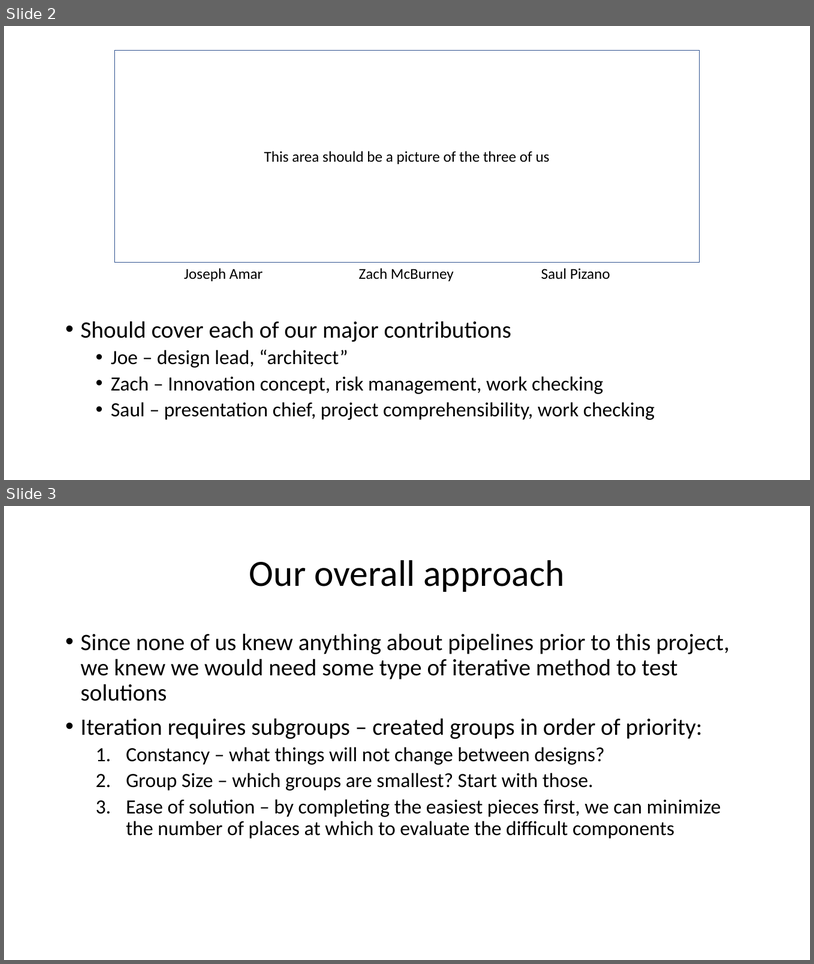
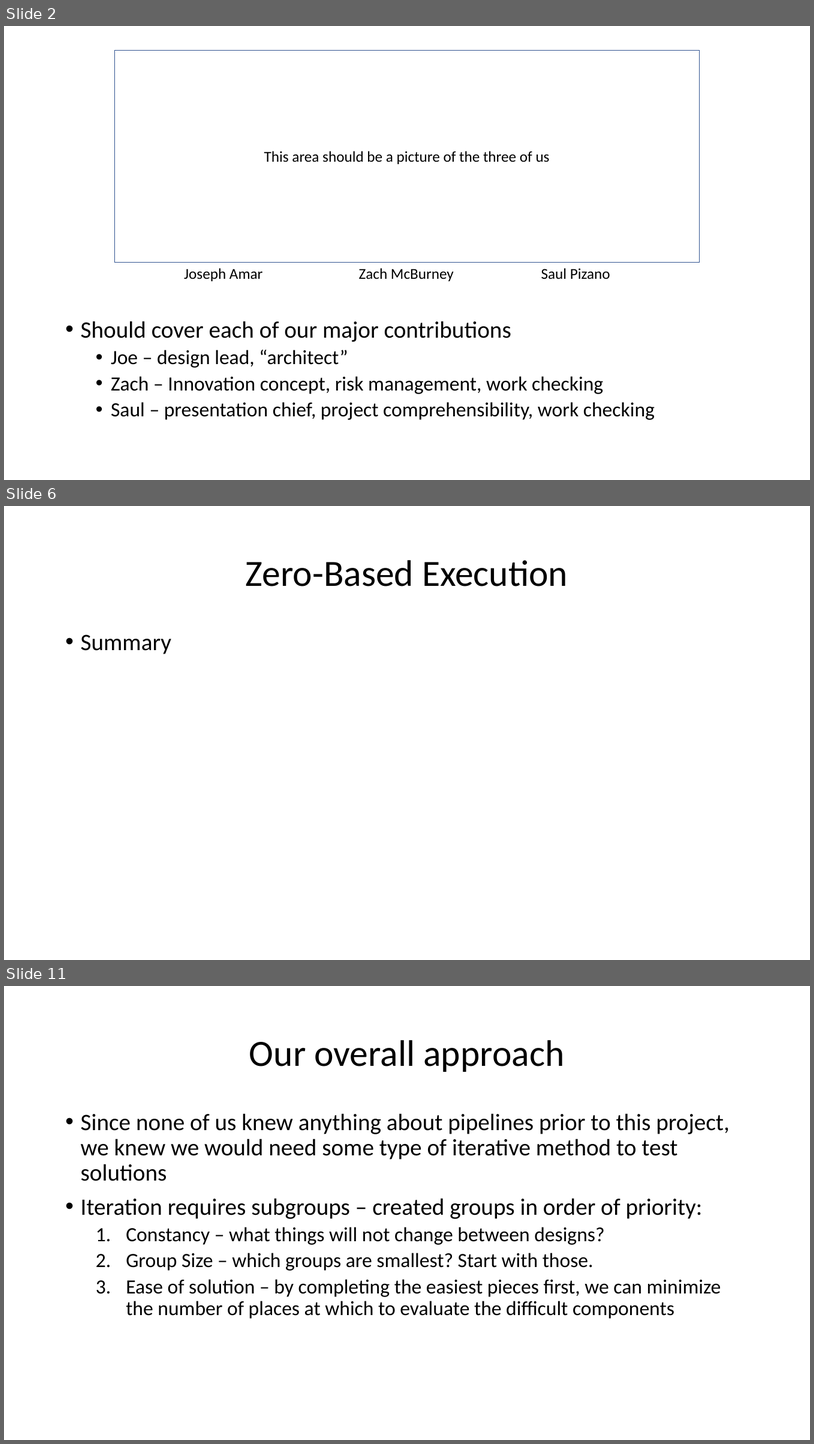
Before and after one commit to jamar1391/hello-world, a slide deck: dev/fluor/The AquaDucks/The AquaDucks Presentation.pptx. Shown one above the other, each under a label of ours: slides 2 and 3 before the commit, slides 2, 6 and 11 after it; the slides between them are not shown. The pictures are 814x964 and 814x1444 pixels, drawn with LibreOffice and Linux fonts; fonts in the diff are those of the drawing. Boxes give left, top, right and bottom in pixels: in the first picture for what was removed or moved away, otherwise in the second. Text is boxed around its words. In the diff, an @@ line names an element or a change of style, - is before the commit and + after.

```diff
--- a/dev/fluor/The AquaDucks/The AquaDucks Presentation.pptx
+++ b/dev/fluor/The AquaDucks/The AquaDucks Presentation.pptx
@@ slide 6 added at [4,506,810,960], background #FFFFFF @@
@@ title added at [246,560,568,586], 44 pt, text #000000 @@
+Zero-Based Execution
@@ text added at [81,634,171,654], 28 pt, text #000000 @@
+• Summary
@@ what was slide 3 is now slide 11 @@
```
Also in this commit, not shown: 1 slide changed, 7 other slides added, 1 slide removed.
